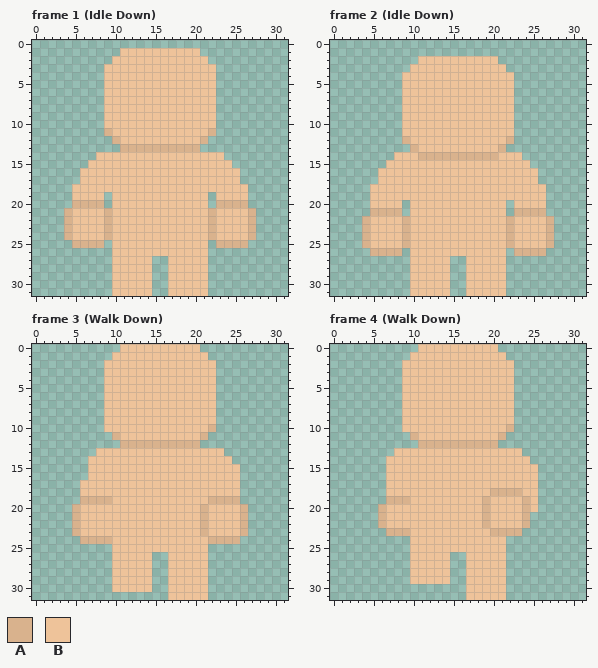
Two states of a pixel-art file, build/Aseprite files/player Model template facing down.aseprite. That is the earlier state.
32x32 pixels, 14 frames. Shown: frame 1 (Idle Down), frame 2 (Idle Down), frame 3 (Walk Down), frame 4 (Walk Down). The commit also changed other frames, which this record leaves out.
Palette (. is transparent): A #d9b28d  B #eec39a
Pixels before, frame 1 (Idle Down), first column x 4:
 1 .......BBBBBBBBBB.......
 2 ......BBBBBBBBBBBB......
 3 .....BBBBBBBBBBBBBB.....
 4 .....BBBBBBBBBBBBBB.....
 5 .....BBBBBBBBBBBBBB.....
 6 .....BBBBBBBBBBBBBB.....
 7 .....BBBBBBBBBBBBBB.....
 8 .....BBBBBBBBBBBBBB.....
 9 .....BBBBBBBBBBBBBB.....
10 .....BBBBBBBBBBBBBB.....
11 .....ABBBBBBBBBBBBA.....
12 ......ABBBBBBBBBBA......
13 .......AAAAAAAAAA.......
14 ....BBBBBBBBBBBBBBBB....
15 ...BBBBBBBBBBBBBBBBBB...
16 ..BBBBBBBBBBBBBBBBBBBB..
17 ..BBBBBBBBBBBBBBBBBBBB..
18 .BBBBBBBBBBBBBBBBBBBBBB.
19 .BBBB.BBBBBBBBBBBB.BBBB.
20 .AAAA.BBBBBBBBBBBB.AAAA.
21 ABBBBABBBBBBBBBBBBABBBBA
22 ABBBBABBBBBBBBBBBBABBBBA
23 ABBBBABBBBBBBBBBBBABBBBA
24 ABBBBABBBBBBBBBBBBABBBBA
25 .AAAA.BBBBBBBBBBBB.AAAA.
26 ......BBBBBBBBBBBB......
27 ......BBBBB..BBBBB......
28 ......BBBBB..BBBBB......
29 ......BBBBB..BBBBB......
30 ......BBBBB..BBBBB......
31 ......BBBBB..BBBBB......
Pixels before, frame 2 (Idle Down), first column x 4:
 2 .......BBBBBBBBBB.......
 3 ......BBBBBBBBBBBB......
 4 .....BBBBBBBBBBBBBB.....
 5 .....BBBBBBBBBBBBBB.....
 6 .....BBBBBBBBBBBBBB.....
 7 .....BBBBBBBBBBBBBB.....
 8 .....BBBBBBBBBBBBBB.....
 9 .....BBBBBBBBBBBBBB.....
10 .....BBBBBBBBBBBBBB.....
11 .....BBBBBBBBBBBBBB.....
12 .....ABBBBBBBBBBBBA.....
13 ......ABBBBBBBBBBA......
14 ....BBBAAAAAAAAAABBB....
15 ...BBBBBBBBBBBBBBBBBB...
16 ..BBBBBBBBBBBBBBBBBBBB..
17 ..BBBBBBBBBBBBBBBBBBBB..
18 .BBBBBBBBBBBBBBBBBBBBBB.
19 .BBBBBBBBBBBBBBBBBBBBBB.
20 .BBBB.BBBBBBBBBBBB.BBBB.
21 .AAAA.BBBBBBBBBBBB.AAAA.
22 ABBBBABBBBBBBBBBBBABBBBA
23 ABBBBABBBBBBBBBBBBABBBBA
24 ABBBBABBBBBBBBBBBBABBBBA
25 ABBBBABBBBBBBBBBBBABBBBA
26 .AAAA.BBBBBBBBBBBB.AAAA.
27 ......BBBBB..BBBBB......
28 ......BBBBB..BBBBB......
29 ......BBBBB..BBBBB......
30 ......BBBBB..BBBBB......
31 ......BBBBB..BBBBB......
Pixels before, frame 3 (Walk Down), first column x 5:
 0 ......BBBBBBBBBB......
 1 .....BBBBBBBBBBBB.....
 2 ....BBBBBBBBBBBBBB....
 3 ....BBBBBBBBBBBBBB....
 4 ....BBBBBBBBBBBBBB....
 5 ....BBBBBBBBBBBBBB....
 6 ....BBBBBBBBBBBBBB....
 7 ....BBBBBBBBBBBBBB....
 8 ....BBBBBBBBBBBBBB....
 9 ....BBBBBBBBBBBBBB....
10 ....BBBBBBBBBBBBBA....
11 .....ABBBBBBBBBBA.....
12 ......AAAAAAAAAA......
13 ...BBBBBBBBBBBBBBBB...
14 ..BBBBBBBBBBBBBBBBBB..
15 ..BBBBBBBBBBBBBBBBBBB.
16 ..BBBBBBBBBBBBBBBBBBB.
17 .BBBBBBBBBBBBBBBBBBBB.
18 .BBBBBBBBBBBBBBBBBBBB.
19 .AAAABBBBBBBBBBBBAAAA.
20 ABBBBBBBBBBBBBBBABBBBA
21 ABBBBBBBBBBBBBBBABBBBA
22 ABBBBBBBBBBBBBBBABBBBA
23 ABBBBBBBBBBBBBBBABBBBA
24 .AAAABBBBBBBBBBBBAAAA.
25 .....BBBBBBBBBBBB.....
26 .....BBBBB..BBBBB.....
27 .....BBBBB..BBBBB.....
28 .....BBBBB..BBBBB.....
29 .....BBBBB..BBBBB.....
30 .....BBBBB..BBBBB.....
31 ............BBBBB.....
Pixels before, frame 4 (Walk Down), first column x 6:
 0 .....BBBBBBBBBB.....
 1 ....BBBBBBBBBBBB....
 2 ...BBBBBBBBBBBBBB...
 3 ...BBBBBBBBBBBBBB...
 4 ...BBBBBBBBBBBBBB...
 5 ...BBBBBBBBBBBBBB...
 6 ...BBBBBBBBBBBBBB...
 7 ...BBBBBBBBBBBBBB...
 8 ...BBBBBBBBBBBBBB...
 9 ...BBBBBBBBBBBBBB...
10 ...BBBBBBBBBBBBBA...
11 ....ABBBBBBBBBBA....
12 .....AAAAAAAAAA.....
13 ..BBBBBBBBBBBBBBBB..
14 .BBBBBBBBBBBBBBBBBB.
15 .BBBBBBBBBBBBBBBBBBB
16 .BBBBBBBBBBBBBBBBBBB
17 .BBBBBBBBBBBBBBBBBBB
18 .BBBBBBBBBBBBBAAAABB
19 .AAABBBBBBBBBABBBBAB
20 ABBBBBBBBBBBBABBBBAB
21 ABBBBBBBBBBBBABBBBA.
22 ABBBBBBBBBBBBABBBBA.
23 .AAABBBBBBBBBBAAAA..
24 ....BBBBBBBBBBBB....
25 ....BBBBBBBBBBBB....
26 ....BBBBB..BBBBB....
27 ....BBBBB..BBBBB....
28 ....BBBBB..BBBBB....
29 ....BBBBB..BBBBB....
30 ...........BBBBB....
31 ...........BBBBB....
After the commit:
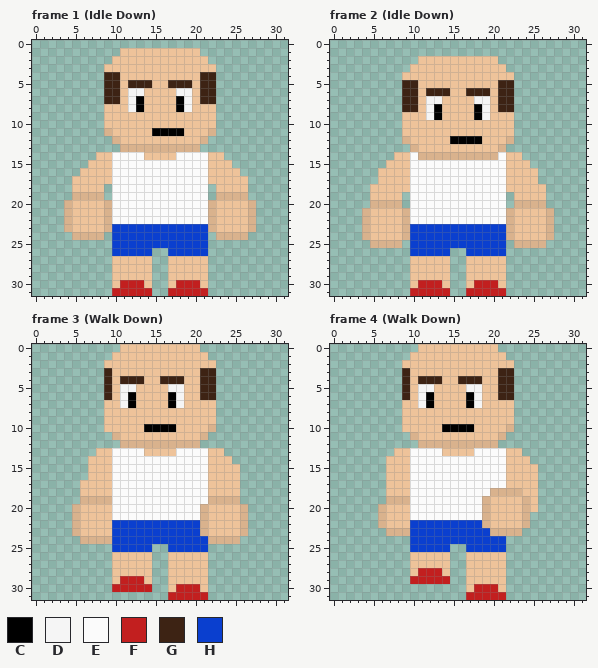
Colours new in this view: C #000000  D #f5f5f5  E #fbfbfb  F #c21f1f  G #3d2314  H #0a3fcf
From the commit log: fix Craig proportions
From old to new:
layer "Craig" now shown
Changed rows in their new state; - is an unchanged pixel.
Frame 1 (Idle Down), layers "Craig", "Base":
first column x 4:
 4 -----GG----------GG-----
 5 -----GG-GGG--GGG-GG-----
 6 -----GG-DD----DD-GG-----
 7 -----GG-DC----CD-GG-----
 8 --------DC----CD--------
11 -----------CCCC---------
14 ------EEEE----EEEE------
15 ------EEEEEEEEEEEE------
16 ------EEEEEEEEEEEE------
17 -B----EEEEEEEEEEEE----B-
18 -----.EEEEEEEEEEEE.-----
19 -AAAA-EEEEEEEEEEEE-AAAA-
20 ABBBBAEEEEEEEEEEEEABBBBA
21 ------EEEEEEEEEEEE------
22 ------EEEEEEEEEEEE------
23 ------HHHHHHHHHHHH------
24 .AAAA.HHHHHHHHHHHH.AAAA.
25 -....-HHHHHHHHHHHH-....-
26 ------HHHHH..HHHHH------
first column x 10:
30 -FFF----FFF-
31 FFFFF--FFFFF
Frame 2 (Idle Down), layers "Craig", "Base":
first column x 4:
 5 -----GG----------GG-----
 6 -----GG-GGG--GGG-GG-----
 7 -----GG-DD----DD-GG-----
 8 -----GG-DC----CD-GG-----
 9 --------DC----CD--------
12 -----------CCCC---------
14 ------E----------E------
15 ------EEEEEEEEEEEE------
16 ------EEEEEEEEEEEE------
17 ------EEEEEEEEEEEE------
18 ------EEEEEEEEEEEE------
19 -----.EEEEEEEEEEEE.-----
20 -AAAA-EEEEEEEEEEEE-AAAA-
21 ABBBBAEEEEEEEEEEEEABBBBA
22 ------EEEEEEEEEEEE------
23 ------HHHHHHHHHHHH------
24 ------HHHHHHHHHHHH------
25 .AAAA.HHHHHHHHHHHH.AAAA.
26 -....-HHHHH..HHHHH-....-
first column x 10:
30 -FFF----FFF-
31 FFFFF--FFFFF
Frame 3 (Walk Down), layers "Craig", "Base":
first column x 9:
 3 G-----------GG
 4 G-GGG--GGG--GG
 5 G-DD----DD--GG
 6 G-DC----CD--GG
 7 --DC----CD----
10 -----CCCC-----
13 -EEEE----EEEE-
14 -EEEEEEEEEEEE-
15 -EEEEEEEEEEEE-
16 -EEEEEEEEEEEE-
17 -EEEEEEEEEEEE-
18 -EEEEEEEEEEEE-
19 -EEEEEEEEEEEE-
20 -EEEEEEEEEEE--
21 -EEEEEEEEEEE--
22 -HHHHHHHHHHH--
23 -HHHHHHHHHHH--
24 -HHHHHHHHHHHH-
25 -HHHHH..HHHHH-
first column x 10:
29 -FFF--------
30 FFFFF---FFF-
31 -------FFFFF
Frame 4 (Walk Down), layers "Craig", "Base":
first column x 9:
 3 G-----------GG
 4 G-GGG--GGG--GG
 5 G-DD----DD--GG
 6 G-DC----CD--GG
 7 --DC----CD----
10 -----CCCC-----
13 -EEEE----EEEE-
14 -EEEEEEEEEEEE-
15 -EEEEEEEEEEEE-
16 -EEEEEEEEEEEE-
17 -EEEEEEEEEEEE-
18 -EEEEEEEEEE---
19 -EEEEEEEEE----
20 -EEEEEEEEE----
21 -EEEEEEEEE----
22 -HHHHHHHHH----
23 -HHHHHHHHHH---
24 -HHHHHHHHHHHH-
25 -HHHHH..HHHHH-
28 --FFF---------
29 -FFFFF--------
30 ---------FFF--
31 --------FFFFF-
